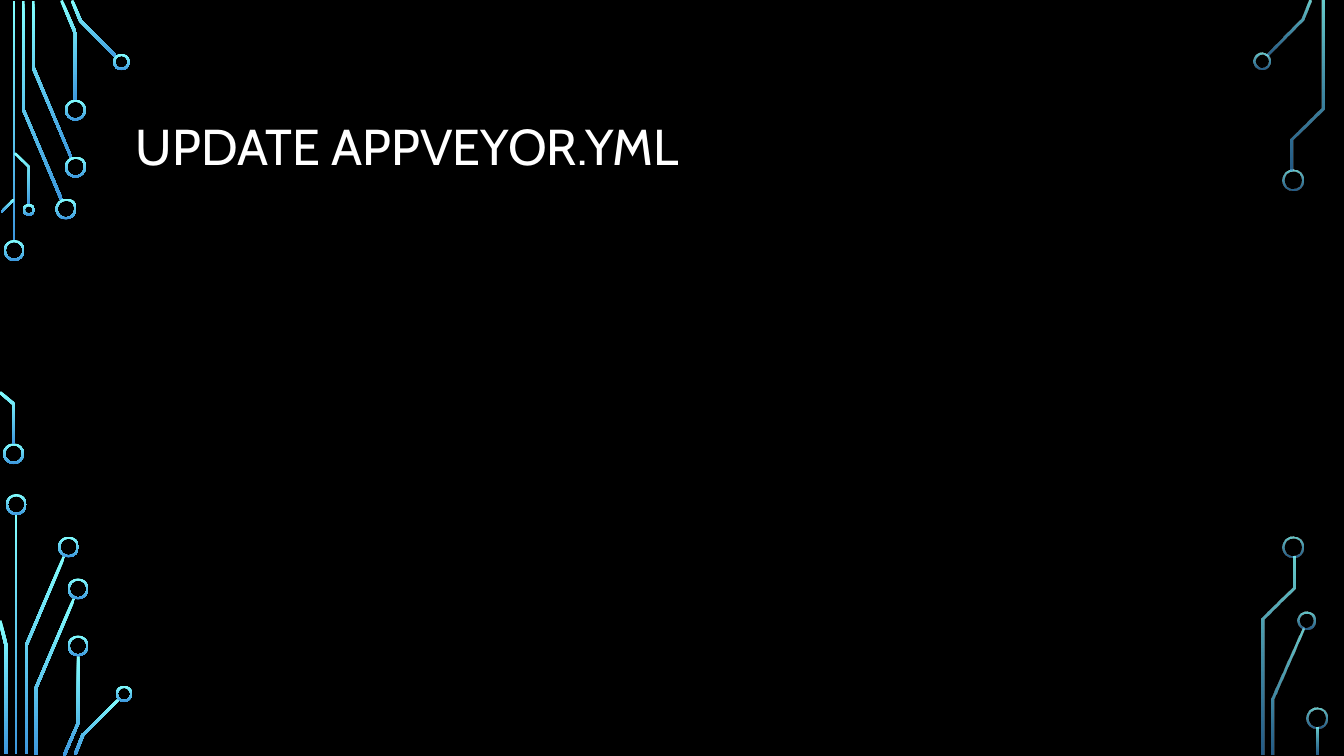
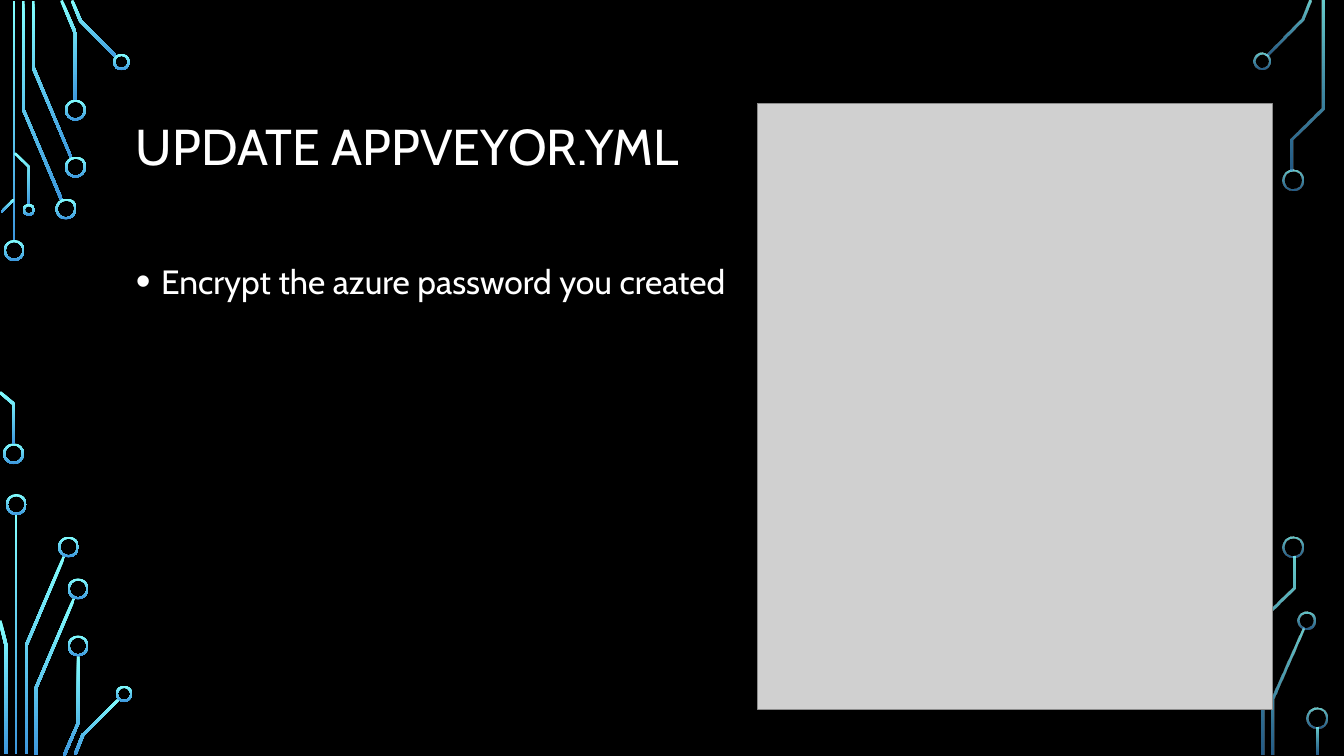
Before and after one commit to CedricAgoda/opensource-ci, a slide deck: slide 44 of Presentation/Full Open-Source CI.pptx. Drawn at 1344x756 pixels with LibreOffice and Linux fonts; fonts in the diff are those of the drawing; grey boxes stand for pictures; background and template pictures are left out. Boxes give left, top, right and bottom in pixels: in the first picture for what was removed or moved away, otherwise in the second. Text is boxed around its words. In the diff, an @@ line names an element or a change of style, - is before the commit and + after.

Commit message:
Improve Azure script and yaml

```diff
--- a/Presentation/Full Open-Source CI.pptx
+++ b/Presentation/Full Open-Source CI.pptx
@@ picture added at (758,104,1273,711) @@
@@ text added at (161,268,726,302), 24 pt, text #FFFFFF @@
+• Encrypt the azure password you created
```
Also in this commit, not shown: 5 other slides changed, 5 slides added, 5 slides removed, 4 other files.
